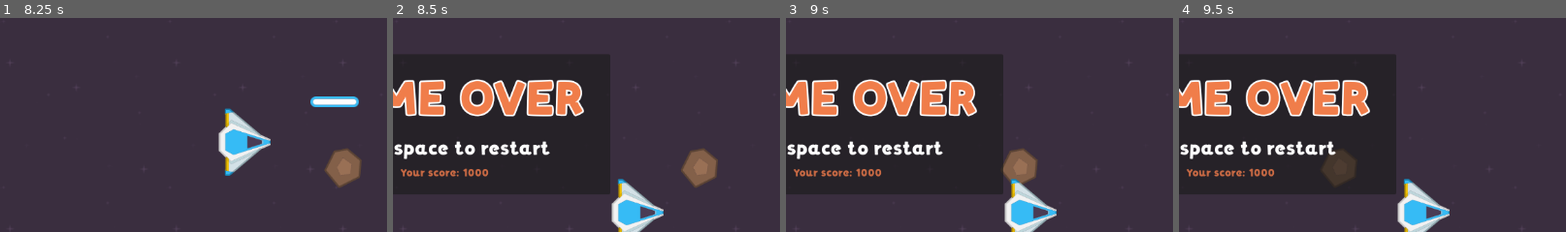
Above: before the commit, frames 1-4 (left to right).
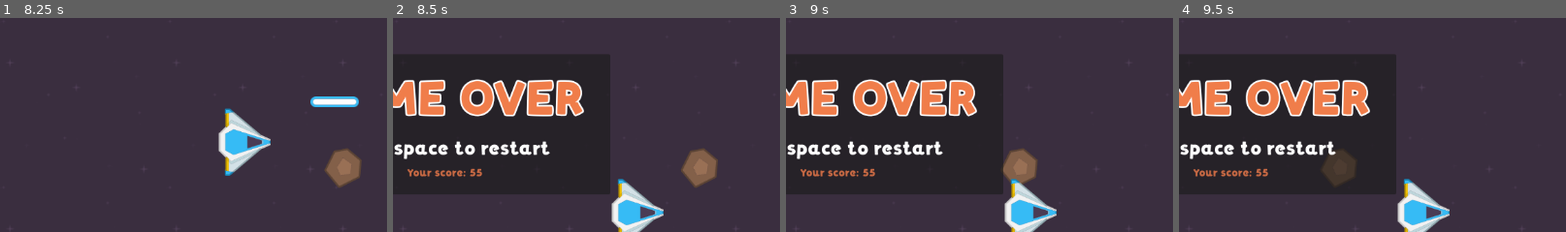
Above: after the commit, the same moments.

Repository: WMinerva/asteroid-shooter
Game: Godot game, scene res://scenes/main/main.tscn
The game is run twice, just before and just after one commit, with the same random seed, the same clock (stepped at 60 frames per second) and the same inputs.
Inputs:
- Up to frame 1 (8.25 s): tap Enter at 0.5 s; hold Right (right) 0.53-1.28 s; tap Space (shoot) every 0.75 s from 0.6 to 8.1 s; hold Down (down) 1.28-2.03 s; hold Right (right) 2.03-2.78 s; hold Up (up) 2.78-3.53 s; hold Left (left) 3.53-5.03 s; hold Down (down) 5.03-5.78 s; hold Right (right) 5.78-6.53 s; hold Up (up) 6.53-7.28 s; hold Right (right) 7.28-8.03 s; hold Down (down) from 8.03 s (still down)
- Up to frame 2 (8.5 s): keep holding Down (down)
- Up to frame 3 (9 s): tap Space (shoot) at 8.75, 8.85 s; release Down (down) at 8.78 s; hold Left (left) from 8.78 s (still down)
- Up to frame 4 (9.5 s): keep holding Left (left)
The pictures show only the part of the screen within x 43-93%, y 25-74%; the shares and areas given below are measured in that part.

Frame 1 is identical in both runs. In frame 2, 0.5% of the frame differs, in the area x 2-25%, y 70-75%; in frame 3, 0.5%; in frame 4, 0.5%.

Commit message:
label score game over

Diff:
--- a/scenes/main/asteroid_spawner.gd
+++ b/scenes/main/asteroid_spawner.gd
@@ -3,12 +3,15 @@
 @export var asteroids: Array[PackedScene]
 @export var min_y: int
 @export var max_y: int
+
+@onready var timer: Timer = $Timer
+
 # Called when the node enters the scene tree for the first time.
 
 
 func create_asteroid():
 	if GameManager.is_game_over:
-		$Timer.stop()
+		timer.stop()
 	var random_asteroid_scene = asteroids.pick_random()
 	var random_asteroid_instance = random_asteroid_scene.instantiate()
 	#big_asteroid_instance.position.y = 200
--- a/scenes/ui/game_over/game_over_ui.gd
+++ b/scenes/ui/game_over/game_over_ui.gd
@@ -1,4 +1,5 @@
 extends Control
+@onready var final_score_label: Label = $PanelContainer/MarginContainer/VBoxContainer/FinalScoreLabel
 
 
 # Called when the node enters the scene tree for the first time.
@@ -7,6 +8,7 @@
 
 
 # Called every frame. 'delta' is the elapsed time since the previous frame.
-func _process(delta: float) -> void:
+func _process(_delta: float) -> void:
 	if GameManager.is_game_over:
 		visible = true
+		final_score_label.text = "Your score: " + str(GameManager.score)
